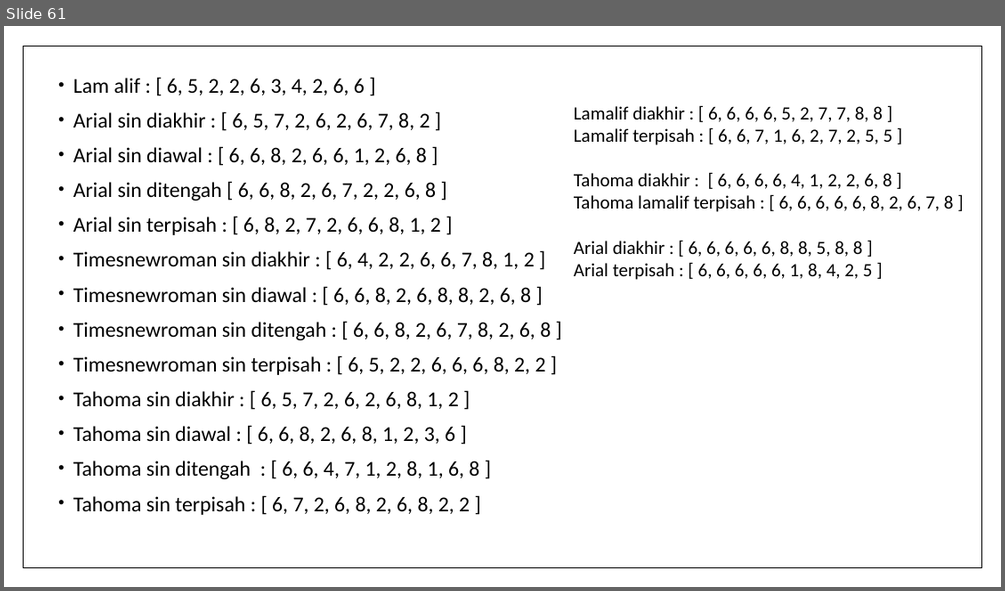
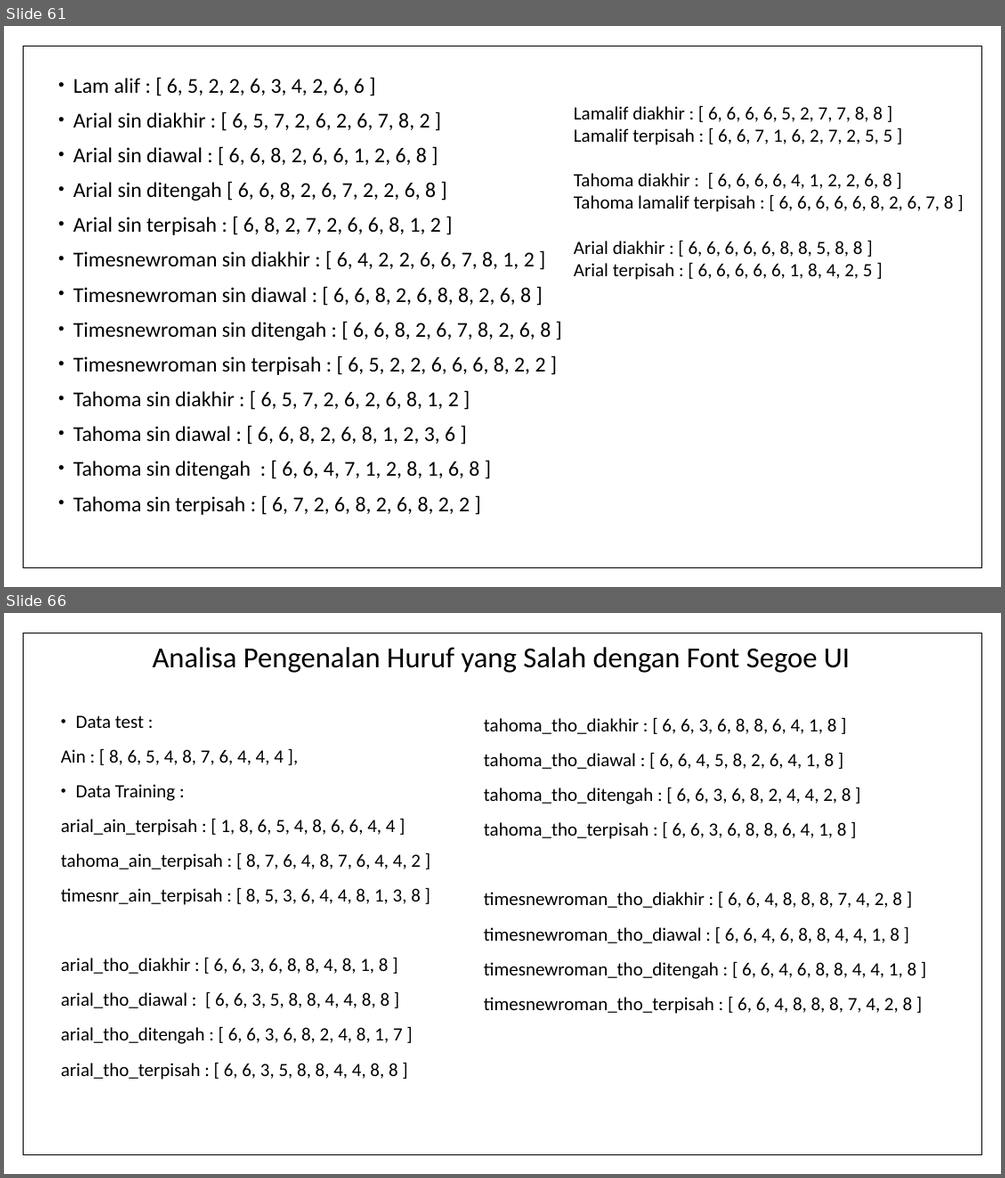
Before and after one commit to ainawind27/arabicocr-data, a slide deck: 1. presentasi/PEMBELAJARAN HURUF DAN KALIMAT ARAB BERBASIS PENGENALAN CITRA.pptx. Shown one above the other, each under a label of ours: slide 61 before the commit, slides 61 and 66 after it; the slides between them are not shown. The pictures are 1005x591 and 1005x1178 pixels, drawn with LibreOffice and Linux fonts; fonts in the diff are those of the drawing. Boxes give left, top, right and bottom in pixels: in the first picture for what was removed or moved away, otherwise in the second. Text is boxed around its words. In the diff, an @@ line names an element or a change of style, - is before the commit and + after.

```diff
--- a/1. presentasi/PEMBELAJARAN HURUF DAN KALIMAT ARAB BERBASIS PENGENALAN CITRA.pptx
+++ b/1. presentasi/PEMBELAJARAN HURUF DAN KALIMAT ARAB BERBASIS PENGENALAN CITRA.pptx
@@ slide 66 added at [4, 613, 1001, 1174], background #FFFFFF; not listed: 1 template element that a slide beside it also shows @@
@@ title added at [153, 647, 850, 673], 28 pt, text #000000 @@
+Analisa Pengenalan Huruf yang Salah dengan Font Segoe UI
@@ text added at [61, 715, 421, 1079], 18 pt, text #000000 @@
+• Data test :
+Ain : [ 8, 6, 5, 4, 8, 7, 6, 4, 4, 4 ],
+• Data Training :
+arial_ain_terpisah : [ 1, 8, 6, 5, 4, 8, 6, 6, 4, 4 ]
+tahoma_ain_terpisah : [ 8, 7, 6, 4, 8, 7, 6, 4, 4, 2 ]
+timesnr_ain_terpisah : [ 8, 5, 3, 6, 4, 4, 8, 1, 3, 8 ]
+arial_tho_diakhir : [ 6, 6, 3, 6, 8, 8, 4, 8, 1, 8 ]
+arial_tho_diawal : [ 6, 6, 3, 5, 8, 8, 4, 4, 8, 8 ]
+arial_tho_ditengah : [ 6, 6, 3, 6, 8, 2, 4, 8, 1, 7 ]
+arial_tho_terpisah : [ 6, 6, 3, 5, 8, 8, 4, 4, 8, 8 ]
@@ text added at [484, 718, 917, 1013], 18 pt, text #000000 @@
+tahoma_tho_diakhir : [ 6, 6, 3, 6, 8, 8, 6, 4, 1, 8 ]
+tahoma_tho_diawal : [ 6, 6, 4, 5, 8, 2, 6, 4, 1, 8 ]
+tahoma_tho_ditengah : [ 6, 6, 3, 6, 8, 2, 4, 4, 2, 8 ]
+tahoma_tho_terpisah : [ 6, 6, 3, 6, 8, 8, 6, 4, 1, 8 ]
+timesnewroman_tho_diakhir : [ 6, 6, 4, 8, 8, 8, 7, 4, 2, 8 ]
+timesnewroman_tho_diawal : [ 6, 6, 4, 6, 8, 8, 4, 4, 1, 8 ]
+timesnewroman_tho_ditengah : [ 6, 6, 4, 6, 8, 8, 4, 4, 1, 8 ]
+timesnewroman_tho_terpisah : [ 6, 6, 4, 8, 8, 8, 7, 4, 2, 8 ]
```
Also in this commit, not shown: 14 other slides added, 1 slide removed, 8 other files.
